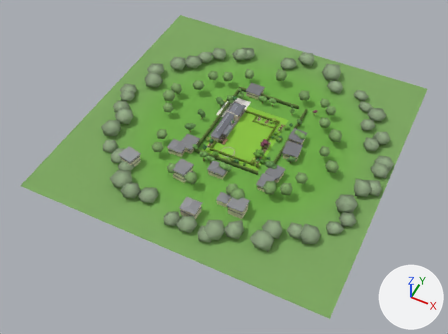
A saved change to the glTF model public/models/minigolf/garden.glb.
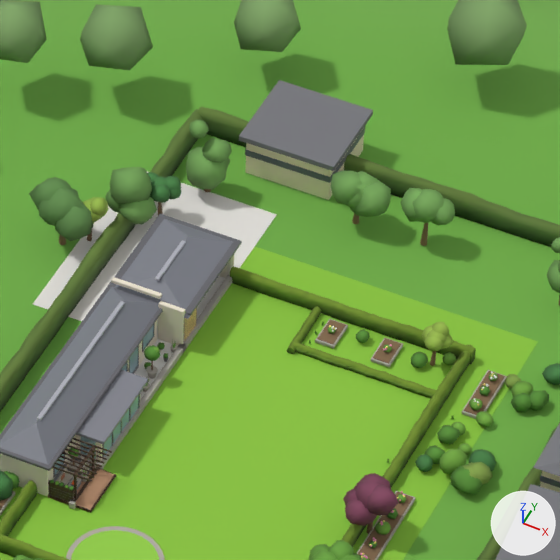
There are two pictures of each version: one whole from a 50 mm lens placed at (72.4, -157.9, 174.4), pointed at (-0.1, -12.8, -7.0), one close up on the part from 47% to 65% of the width and 21% to 45% of the height. Every picture has the same lights, and +X, +Y and +Z are marked at lower right. The last two pictures show the newer version. Vertices at exactly the same position are counted once.

The first close-up shows 'garden_brick_cream', 'garden_distant_roof', 'garden_hedge', 'garden_hedge_far', 'garden_lawn_green', 'garden_lawn_outer', 'garden_paving_gray', 'garden_roof_charcoal', 'garden_shrub_green', 'garden_skyline_mid', 'garden_skyline_near_a', 'garden_stone_curb', 'garden_trim_black', 'garden_trunk_brown' and 23 more.
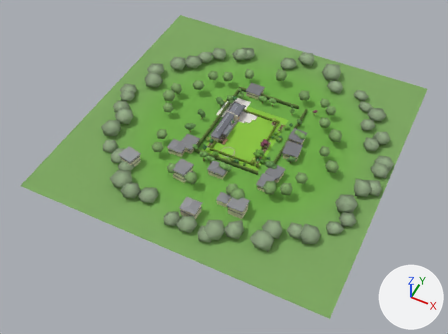
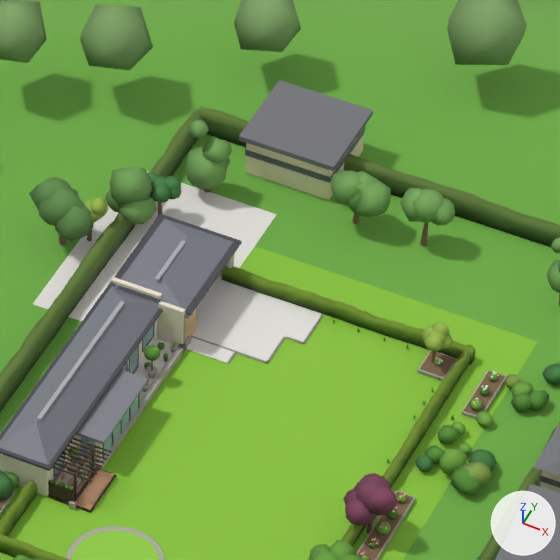
Where the newer file only moved an object's origin or applied its transform, the numbers keep the older frame.

Edits to the bpy script that builds the scene:
```text
Change me_hedge_r2:
    remove me_hedge_r2.from_pydata(...)  # 3523 vertices, 7022 faces; spans x -6.3..11.9, y -13.0..13.0, z 0.0..1.1
    add me_hedge_r2.from_pydata(...)  # 2873 vertices, 5730 faces; spans x -6.3..11.9, y -13.0..13.0, z 0.0..1.1
    me_hedge_r2 part 1: the loose piece of 468 vertices spanning x 2.2..11.2, y 8.7..9.3, z 0.0..0.5 is deleted
    me_hedge_r2 part 2: 140 vertices moved from x 0.7..11.9, y 11.8..13.0, z 0.0..1.0 to x 0.8..11.9, y 12.3..13.0, z 0.0..1.1; 441 vertices removed from x -3.5..11.9, y 8.6..13.0, z 0.0..1.0; 259 vertices added at x -4.0..11.9, y 12.3..13.0, z 0.0..1.1
Change me_cube_001:
    verts and faces of me_cube_001; kept vertices keep their numbers, new ones are numbered from 72
    remove me_cube_001.from_pydata(...)  # 72 vertices, 132 faces; spans x -4.8..4.8, y -17.0..6.7, z 0.0..0.2
    add me_cube_001.from_pydata(...)  # 86 vertices, 156 faces; spans x -4.8..10.9, y -17.0..6.7, z 0.0..0.2
    me_cube_001 part 3: a new loose piece, a box spanning x 9.65..10.85, y -2.7..0.05, z 0.045..0.057, in mat_paving_gray (white #e7e5df)
    me_cube_001 part 4: a new loose piece of 14 vertices spanning x 4.8..9.6, y -6.1..0.0, z 0.0..0.1, in mat_paving_gray (white #e7e5df)
    me_cube_001 part 5
    add delete_vertices([*range(8, 16)])  # with the faces that use them
Change me_icosphere:
    remove me_icosphere.from_pydata(...)  # 906 vertices, 1680 faces; spans x -5.8..21.8, y -20.5..6.4, z -0.5..2.0
    add me_icosphere.from_pydata(...)  # 822 vertices, 1520 faces; spans x -5.8..21.8, y -20.5..6.3, z -0.5..2.0
    me_icosphere part 6: the loose piece of 42 vertices spanning x 9.6..10.4, y 5.5..6.4, z -0.4..0.4 is deleted
    me_icosphere part 7: the loose piece of 42 vertices spanning x 13.3..14.3, y 5.1..6.2, z -0.4..0.4 is deleted
Change me_cube_037:
    remove me_cube_037.from_pydata(...)  # 576 vertices, 1108 faces; spans x -4.5..17.7, y -14.2..12.0, z -0.2..0.3
    add me_cube_037.from_pydata(...)  # 520 vertices, 1000 faces; spans x -4.5..17.7, y -14.2..11.6, z -0.2..0.3
    me_cube_037 part 8: the loose piece of 56 vertices spanning x 10.1..11.3, y 9.3..11.3, z -0.2..0.0 is scaled about its middle by (1.43, 0.929, 1), then moved by (3.1, 0.3, 0.0)
    me_cube_037 part 9: the loose piece of 56 vertices spanning x 6.6..7.8, y 9.3..11.3, z -0.2..0.0 is deleted
    me_cube_037 part 10: 28 vertices moved from x -0.2..0.2, y 11.9..12.0, z -0.2..0.2 to x -0.2..0.2, y 6.2, z -0.2..0.2
Change me_cube_061:
    remove me_cube_061.from_pydata(...)  # 1028 vertices, 1720 faces; spans x -21.6..20.7, y -32.2..12.2, z -0.3..3.0
    add me_cube_061.from_pydata(...)  # 1020 vertices, 1708 faces; spans x -21.6..20.7, y -32.2..12.2, z -0.3..3.0
    me_cube_061 part 11: a new loose piece, a box spanning x 5.8..7.3, y -0.51..1.15, z -0.03..0.03, in mat_trunk_brown (brown #806649)
    me_cube_061 part 12: the loose piece of 8 vertices spanning x -0.5..0.5, y -0.9..0.9, z 0.0 is deleted
    me_cube_061 part 13: the loose piece of 8 vertices spanning x 3.0..4.0, y -0.9..0.9, z 0.0 is deleted
Add ob_garden_paving_edge:
    ob_garden_paving_edge = bpy.data.objects.new('garden_paving_edge', me_cube_064)  # a box spanning x -0.06..0.06, y -1.2..1.2, z -0.01..0.01; a box spanning x 1.14..1.26, y 1.2..3.95, z -0.01..0.01; a box spanning x 0.06..1.26, y 1.2..1.32, z -0.01..0.01; a box spanning x -4.84..0.06, y -1.2..-1.08, z -0.01..0.01; a box spanning x -2.06..-1.94, y -2.2..-1.2, z -0.01..0.01; in mat_paving_edge (grey #8d8a84)
    ob_garden_paving_edge.location = (1.34, 8.4, 0.01)
```

Where the change shows, as pixel boxes [x1, y1, x2, y2] in the close-ups (560 x 560 px; the box of a moved part takes in the faces that stretch with it):
'garden_paving_gray', reshaped (18% wider): before [33, 171, 277, 462]; after [33, 171, 322, 462]
'garden_hedge', reshaped: before [0, 266, 476, 560]; after [0, 266, 475, 560]
'garden_stone_curb', reshaped: before [0, 275, 507, 560]; after [0, 336, 507, 560]
'garden_shrub_green', reshaped: before [4, 329, 549, 548]; after [4, 342, 549, 548]
'garden_paving_edge', added: after [192, 314, 324, 363]
part 1 of me_hedge_r2, deleted: before [293, 342, 436, 398]
part 2 of me_hedge_r2, moved or reshaped: before [230, 266, 476, 364]; after [222, 266, 475, 364]
part 3 of me_cube_001, added: after [287, 308, 322, 344]
part 4 of me_cube_001, added: after [186, 283, 305, 363]
part 5 of me_cube_001, deleted (mostly hidden): before [196, 277, 225, 320]
part 6 of me_icosphere, deleted: before [356, 329, 370, 343]
part 7 of me_icosphere, deleted: before [411, 352, 428, 368]
part 8 of me_cube_037, moved or reshaped: before [370, 337, 403, 367]; after [418, 350, 457, 381]
part 9 of me_cube_037, deleted: before [315, 319, 348, 349]
part 10 of me_cube_037, moved or reshaped: before [178, 275, 232, 351]; after [178, 336, 192, 353]
part 11 of me_cube_061, added (brown): after [420, 351, 455, 377]
part 12 of me_cube_061, deleted: before [318, 320, 346, 344]
part 13 of me_cube_061, deleted: before [373, 338, 401, 364]
